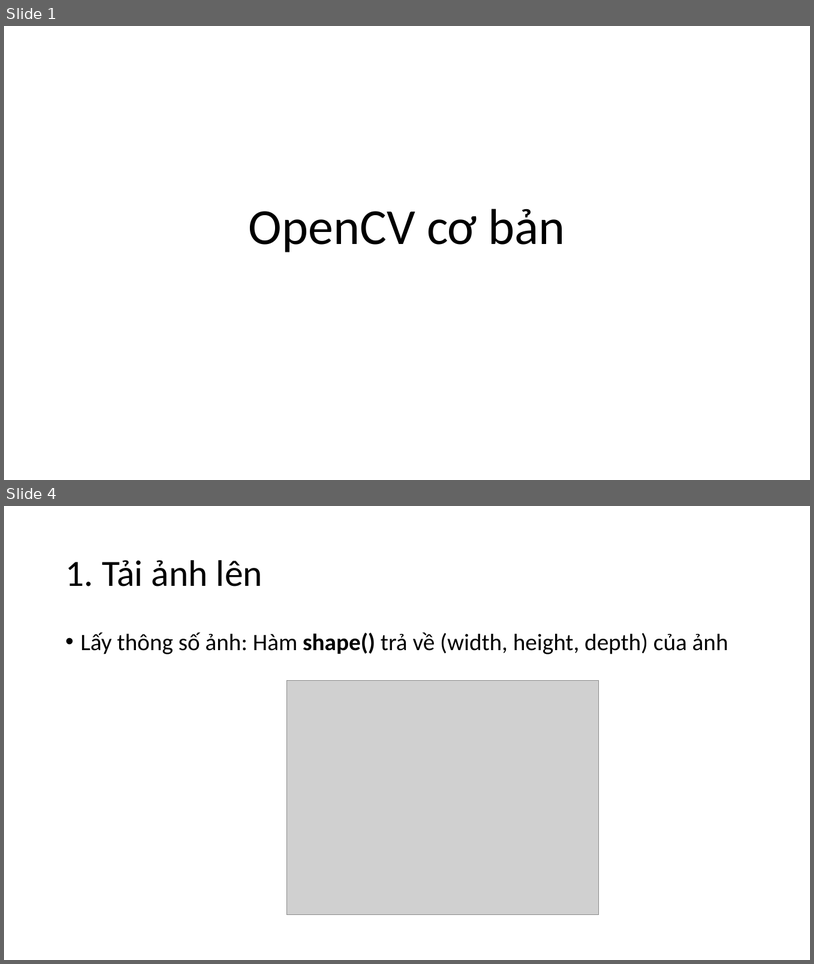
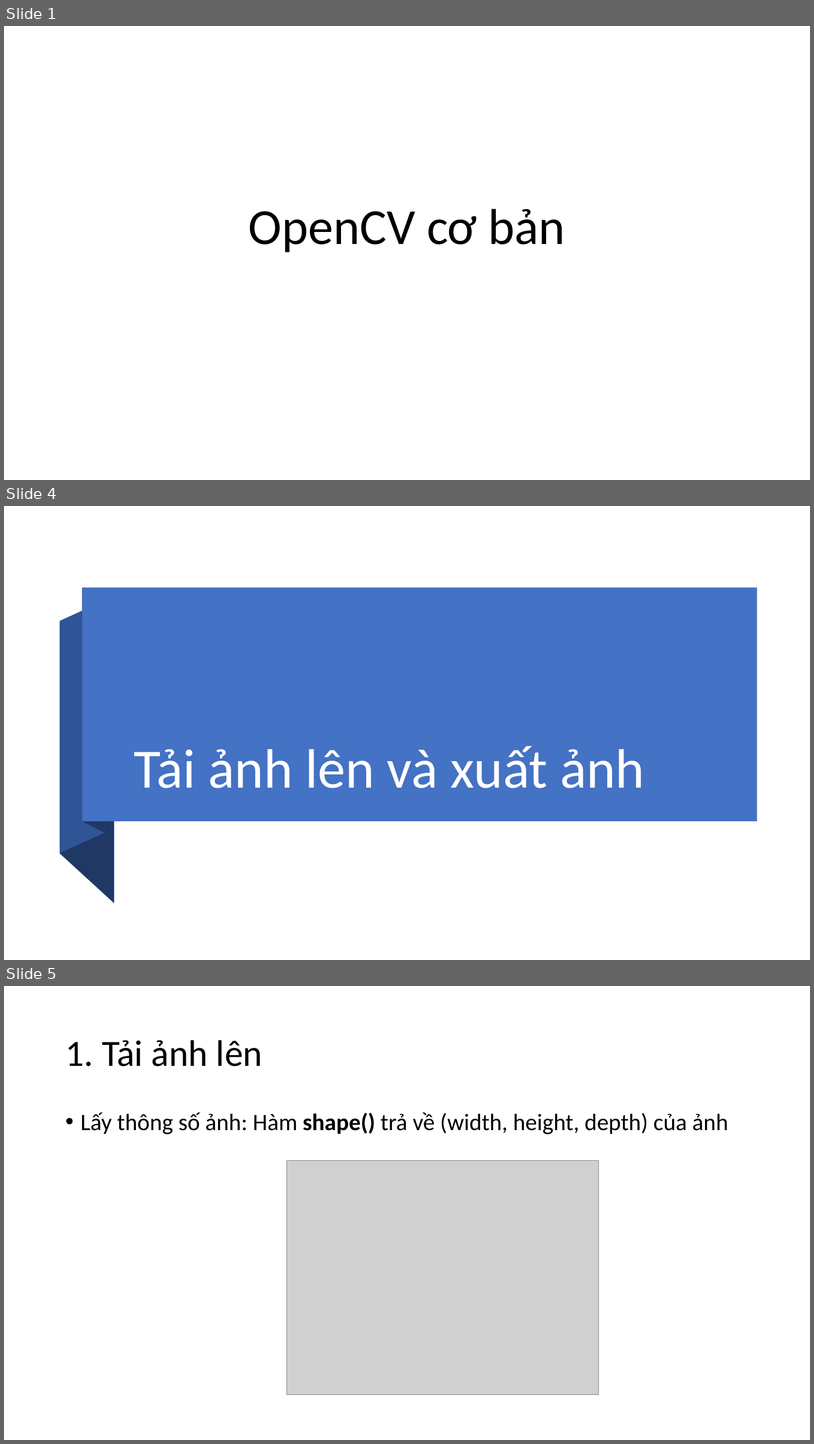
Before and after one commit to levinhhoang16/PyOpenCVCourse, a slide deck: Lecture/OpenCVCoban.pptx. Shown one above the other, each under a label of ours: slides 1 and 4 before the commit, slides 1, 4 and 5 after it; the slides between them are not shown. The pictures are 814x964 and 814x1444 pixels, drawn with LibreOffice and Linux fonts; fonts in the diff are those of the drawing; grey boxes stand for pictures. Boxes give left, top, right and bottom in pixels: in the first picture for what was removed or moved away, otherwise in the second. Text is boxed around its words. In the diff, an @@ line names an element or a change of style, - is before the commit and + after.

```diff
--- a/Lecture/OpenCVCoban.pptx
+++ b/Lecture/OpenCVCoban.pptx
@@ slide 4 added at [4,506,810,960], background #FFFFFF @@
@@ freeform shape added at [82,588,105,833], fill #203864 @@
@@ rectangle added at [82,588,757,821], fill #4472C4 @@
@@ freeform shape added at [60,600,105,853], fill #2F5597 @@
@@ freeform shape added at [60,623,114,903], fill #203864 @@
@@ title added at [134,745,645,788], 66 pt, text #FFFFFF @@
+Tải ảnh lên và xuất ảnh
@@ what was slide 4 is now slide 5 @@
```
Also in this commit, not shown: 2 slides changed, 8 other slides added, 1 other file.
